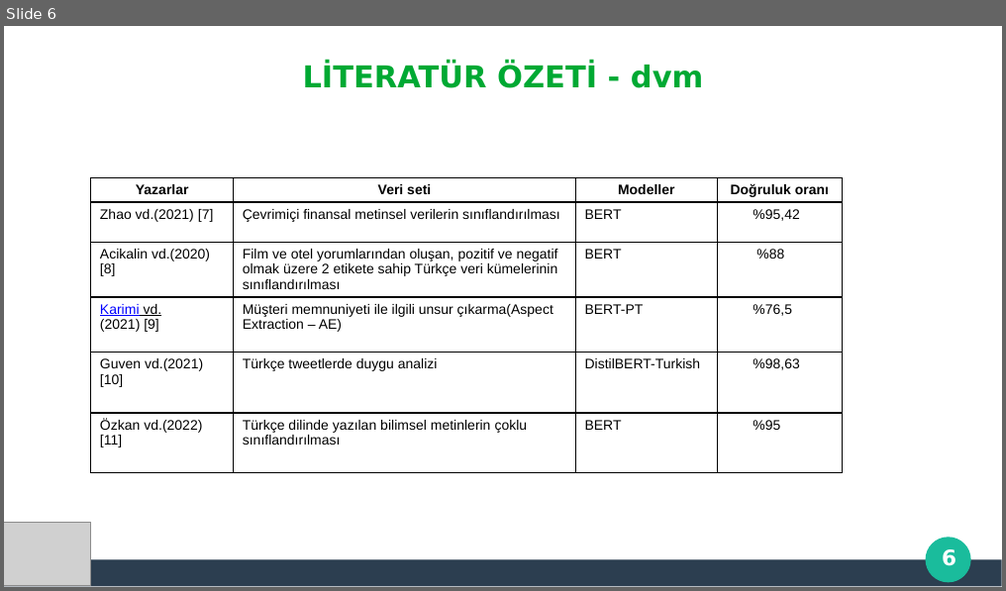
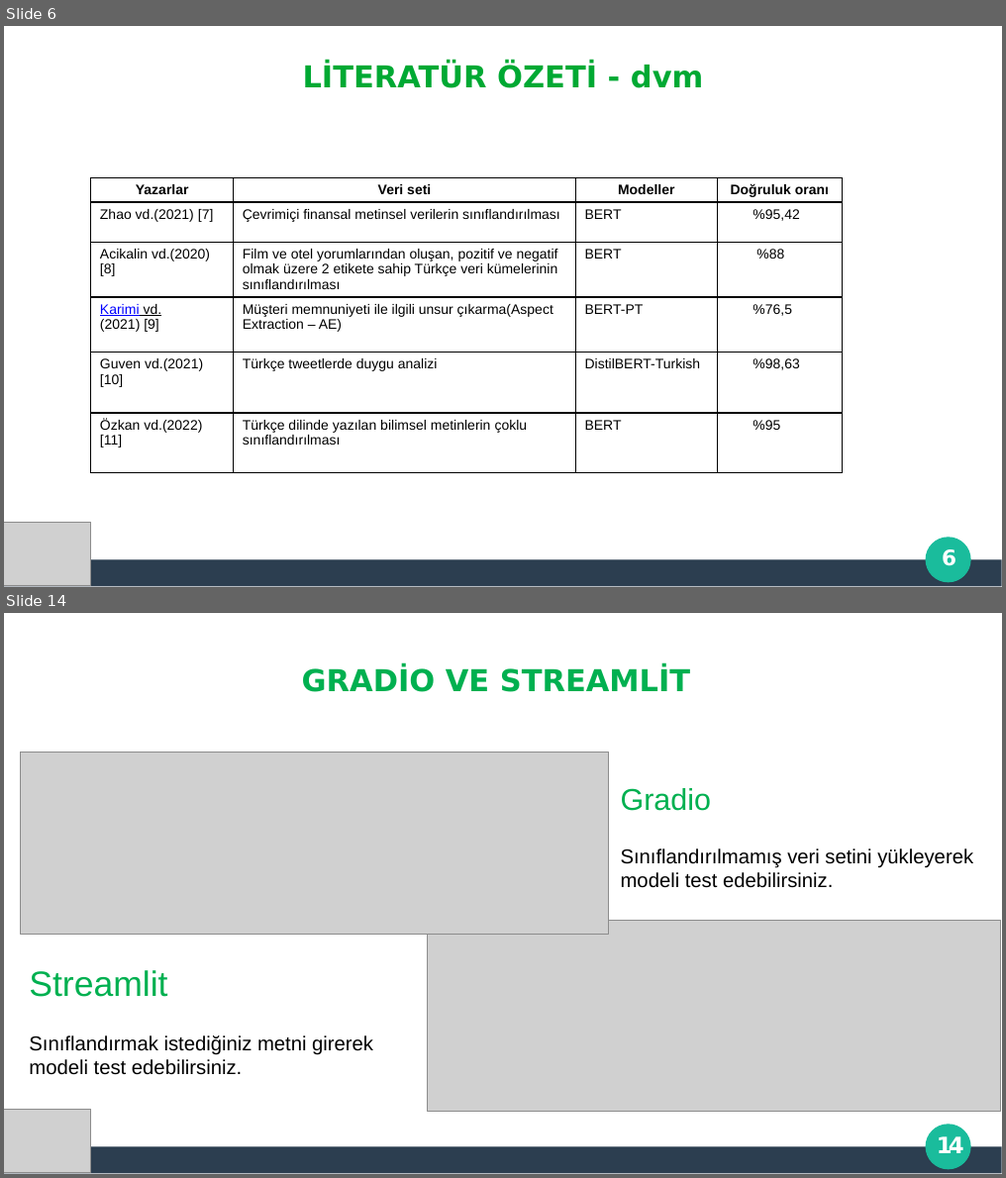
Before and after one commit to thealper2/gat0r-nlp, a slide deck: GATOR_Sunum.pptx. Shown one above the other, each under a label of ours: slide 6 before the commit, slides 6 and 14 after it; the slides between them are not shown. The pictures are 1006x591 and 1006x1178 pixels, drawn with LibreOffice and Linux fonts; fonts in the diff are those of the drawing; grey boxes stand for pictures; background and template pictures are left out. Boxes give left, top, right and bottom in pixels: in the first picture for what was removed or moved away, otherwise in the second. Text is boxed around its words. In the diff, an @@ line names an element or a change of style, - is before the commit and + after.

```diff
--- a/GATOR_Sunum.pptx
+++ b/GATOR_Sunum.pptx
@@ slide 14 added at (x1=4, y1=613, x2=1002, y2=1174), background #FFFFFF; not listed: 3 template elements that a slide beside it also shows @@
@@ title added at (x1=302, y1=666, x2=690, y2=692), 24 pt, text #00B050, bold @@
+GRADİO VE STREAMLİT
@@ picture added at (x1=20, y1=752, x2=608, y2=934) @@
@@ text added at (x1=621, y1=788, x2=973, y2=888), 16 pt, text #000000 @@
+Gradio
+Sınıflandırılmamış veri setini yükleyerek
+modeli test edebilirsiniz.
@@ picture added at (x1=428, y1=921, x2=1000, y2=1111) @@
@@ text added at (x1=29, y1=970, x2=373, y2=1075), 16 pt, text #000000 @@
+Streamlit
+Sınıflandırmak istediğiniz metni girerek
+modeli test edebilirsiniz.
@@ picture added at (x1=4, y1=1110, x2=91, y2=1173) @@
@@ page number added at (x1=937, y1=1137, x2=964, y2=1154), 18 pt, text #FFFFFF, bold @@
+14
```
Also in this commit, not shown: 3 slides changed, 8 other slides added, 10 slides removed.
